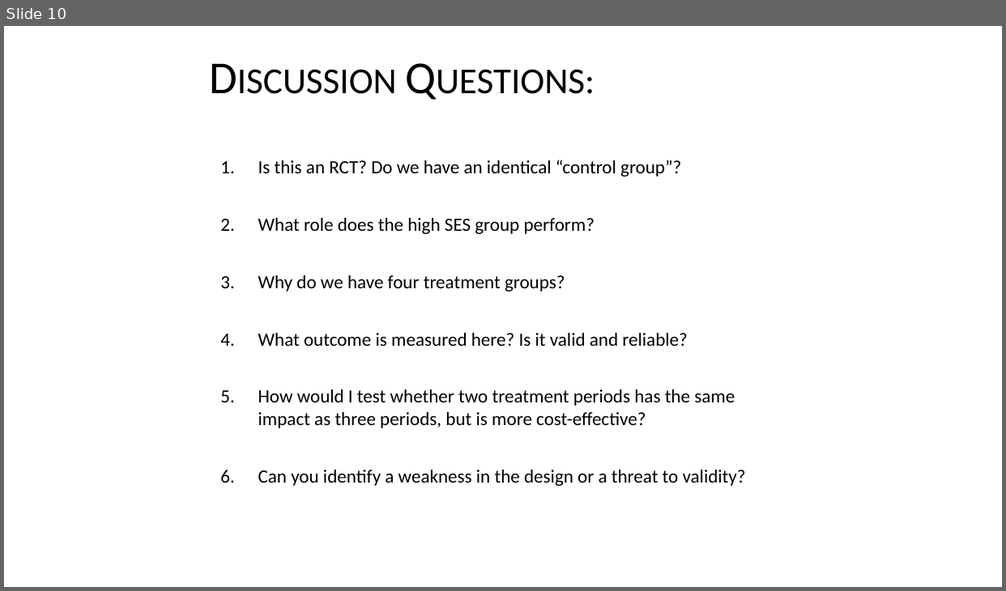
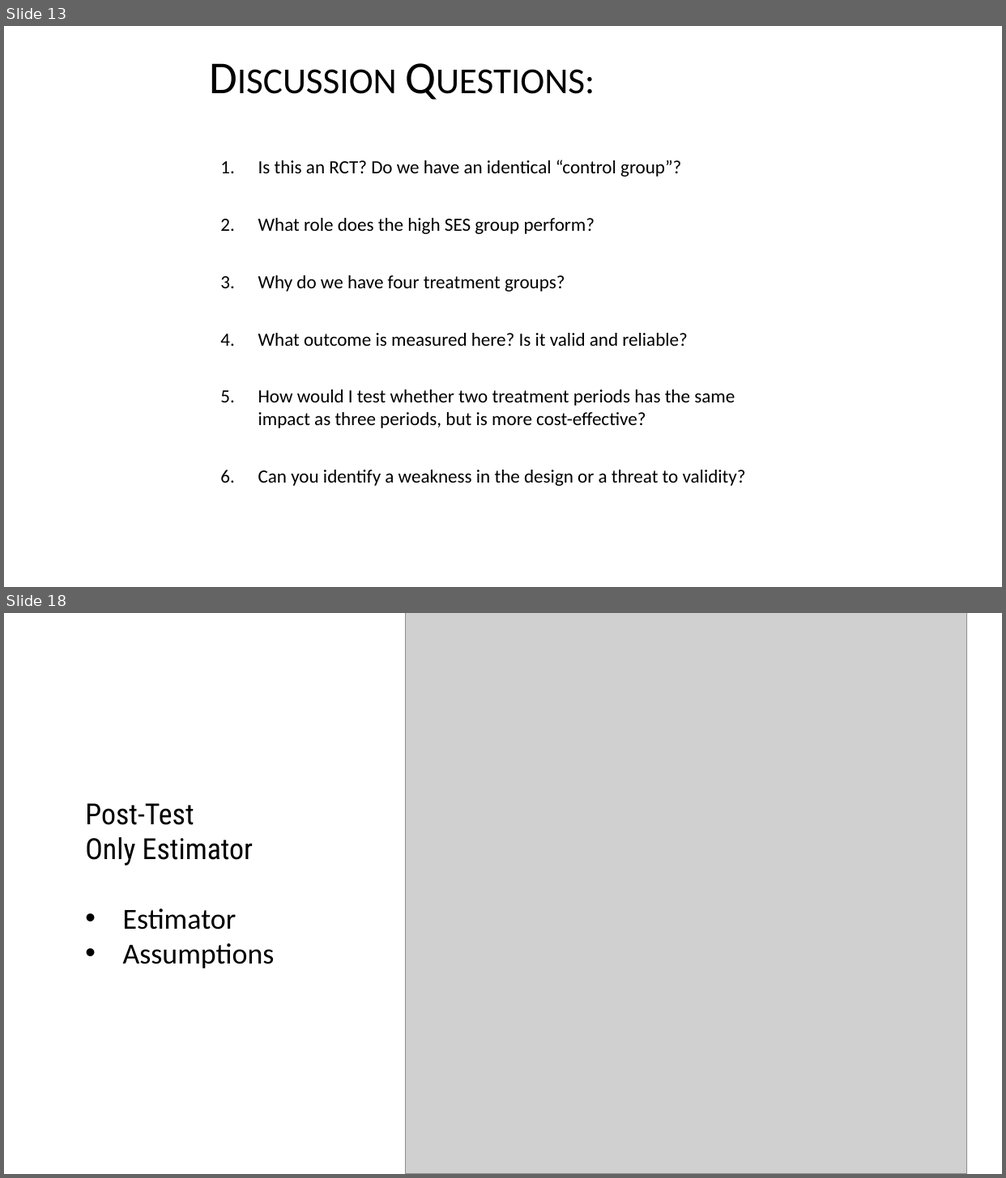
Before and after one commit to Watts-College/cpp-524-fall-2021, a slide deck: lectures/p-01.01-counterfactual-example.pptx. Shown one above the other, each under a label of ours: slide 10 before the commit, slides 13 and 18 after it; the slides between them are not shown. The pictures are 1006x591 and 1006x1178 pixels, drawn with LibreOffice and Linux fonts; fonts in the diff are those of the drawing; grey boxes stand for pictures. Boxes give left, top, right and bottom in pixels: in the first picture for what was removed or moved away, otherwise in the second. Text is boxed around its words. In the diff, an @@ line names an element or a change of style, - is before the commit and + after.

```diff
--- a/lectures/p-01.01-counterfactual-example.pptx
+++ b/lectures/p-01.01-counterfactual-example.pptx
@@ slide 18 added at bbox=[4, 613, 1002, 1174], background #FFFFFF @@
@@ picture added at bbox=[405, 613, 967, 1174] @@
@@ text added at bbox=[85, 803, 275, 969], 28 pt, text #000000 @@
+Post-Test
+Only Estimator
+• Estimator
+• Assumptions
@@ what was slide 10 is now slide 13 @@
```
Also in this commit, not shown: 1 slide changed, 13 other slides added, 2 other files.
